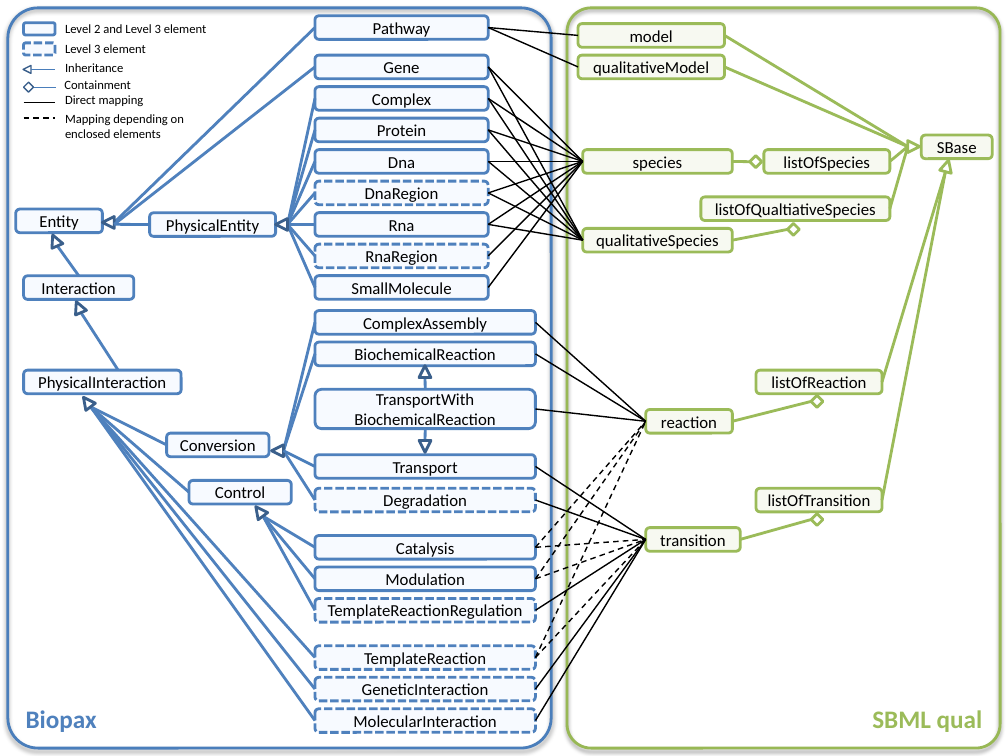
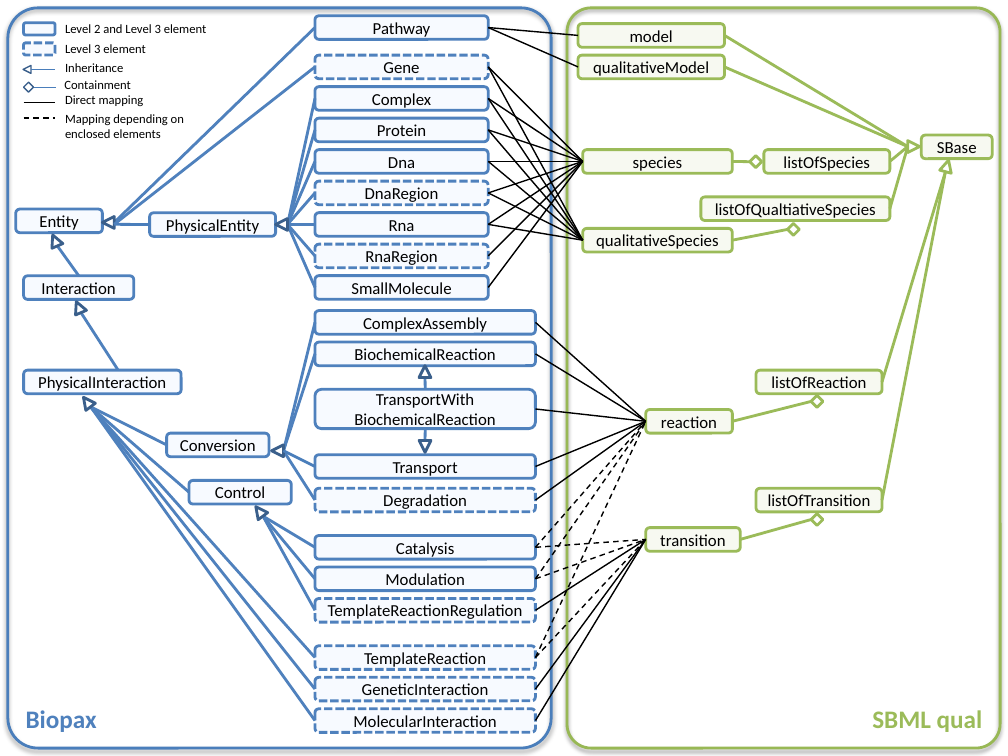
Before and after one commit to draeger-lab/SBVC, a slide deck: slide 6 of doc/ECCB2012_paper/Conversion.pptx. Drawn at 1008x756 pixels with LibreOffice and Linux fonts; fonts in the diff are those of the drawing. Boxes give left, top, right and bottom in pixels: in the first picture for what was removed or moved away, otherwise in the second. Text is boxed around its words. In the diff, an @@ line names an element or a change of style, - is before the commit and + after.

```diff
--- a/doc/ECCB2012_paper/Conversion.pptx
+++ b/doc/ECCB2012_paper/Conversion.pptx
@@ rounded rectangle "Gene" at [314, 55, 488, 79]: outline #4F81BD 2 pt to #4F81BD 2 pt dashed @@
@@ line moved from (535, 467) - (646, 539) to (535, 467) - (646, 421) @@
@@ line moved from (535, 500) - (646, 539) to (535, 500) - (646, 421) @@
```
Also in this commit, not shown: 4 other files.
